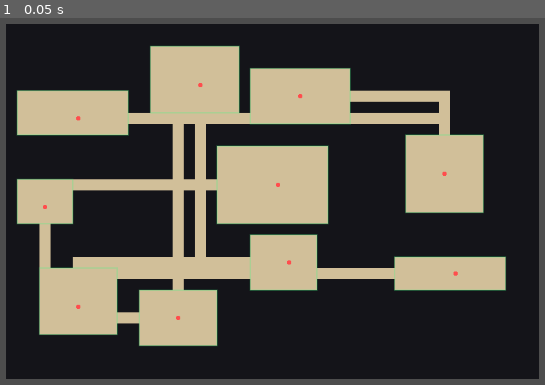
Above: before the commit, frame 1.
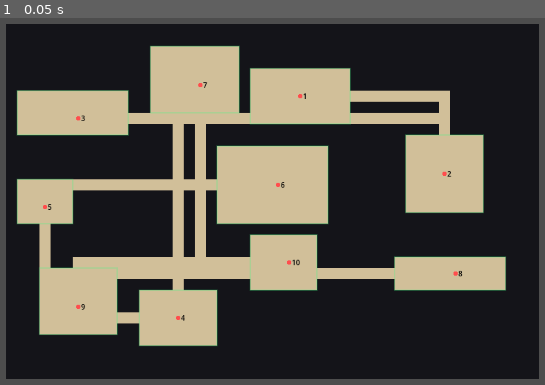
Above: after the commit, the same moment.

Repository: longray/godot_learn
Game: Godot game, scene res://lessons/lesson01_small_dungeon/lesson01.tscn
Same seed, same stepped clock (60 frames per second), same inputs: the game is played once before the commit and once after it.
Inputs:
- Up to frame 1 (0.05 s): no input

The runs differ from the first frame. In frame 1, less than 0.1% of the frame differs, in the area x 8-85%, y 17-83%.

Commit message:
feat: 作业4——房间编号显示（draw_string 基线锚点，+4 偏移垂直居中）

Diff:
--- a/2d_rpg_dungeon/lessons/lesson01_small_dungeon/dungeon_debug.gd
+++ b/2d_rpg_dungeon/lessons/lesson01_small_dungeon/dungeon_debug.gd
@@ -249,3 +249,15 @@
 			center.y * cell_size + cell_size * 0.5
 		)
 		draw_circle(pos, 3.0, Color(1.0, 0.3, 0.3))
+
+	# 作业 4：显示房间编号（按生成顺序，观察 1→2→3 的链式连接路径）
+	# draw_string 的 pos 是文本【基线】左端点：数字底贴基线、字形在基线上方约 7px
+	# 所以基线 y 要放到圆心下方 +4（≈半个字形高）才是垂直居中；x +4 = 圆半径 3 + 1px 间隙
+	var font := ThemeDB.fallback_font
+	for i in rooms.size():
+		var center := _room_center(rooms[i])
+		var pos := Vector2(
+			center.x * cell_size + cell_size * 0.5 + 4.0,
+			center.y * cell_size + cell_size * 0.5 + 4.0
+		)
+		draw_string(font, pos, str(i + 1), HORIZONTAL_ALIGNMENT_LEFT, -1, 10, Color(0.0, 0.0, 0.0))
